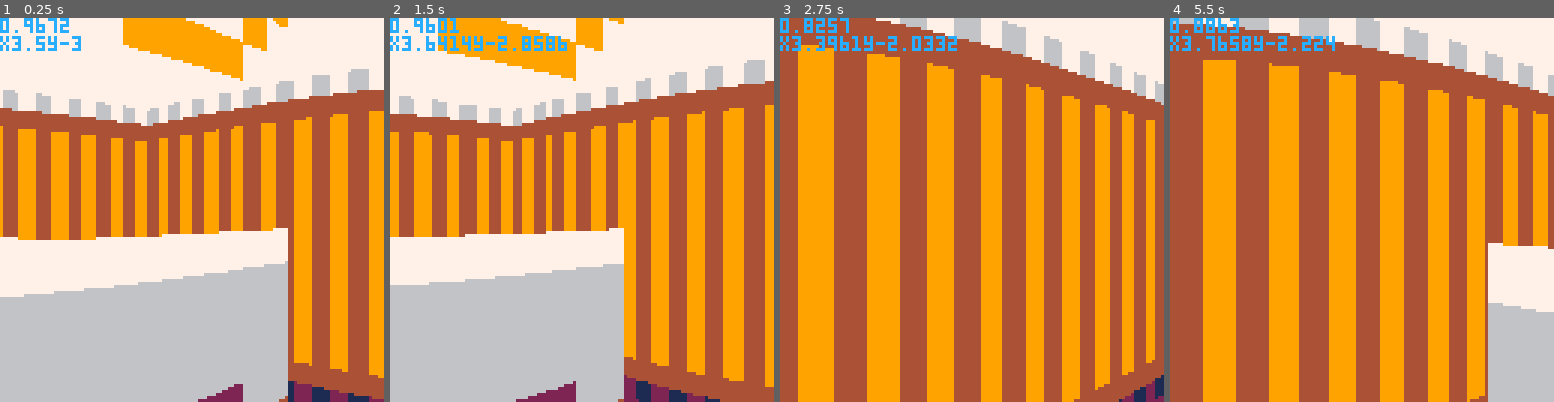
Above: before the commit, frames 1-4 (left to right).
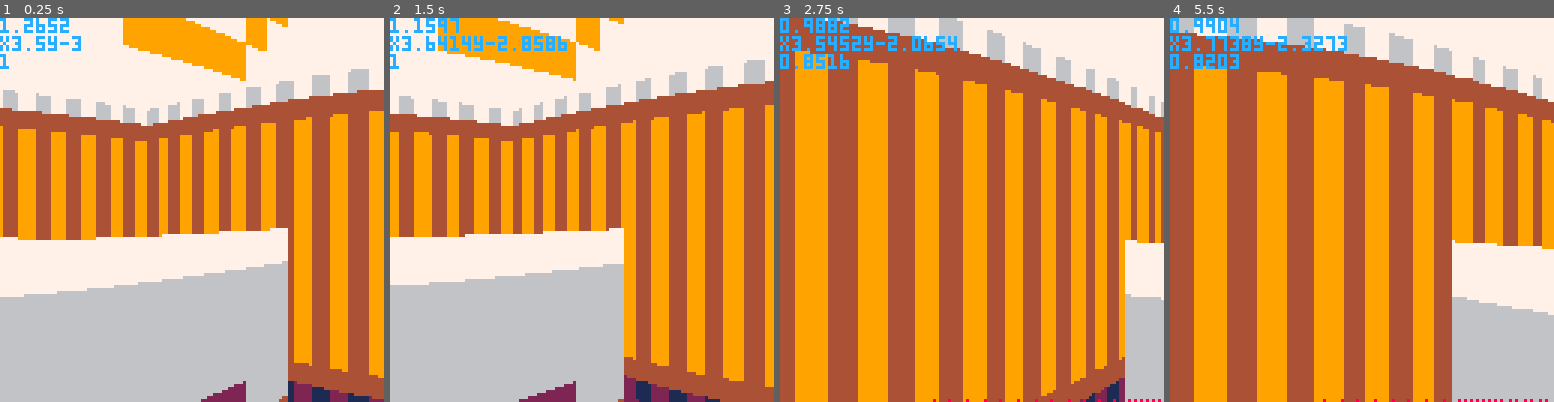
Above: after the commit, the same moments.

Repository: jcwilk/anx
Game: PICO-8 cartridge anx.p8
Two runs of this game, one before a commit and one after it. Both use one fixed random seed, a clock stepped at 60 frames per second and the inputs below.
Inputs:
- Up to frame 1 (0.25 s): no input
- Up to frame 2 (1.5 s): tap X (X key) at 0.33, 1.07 s; tap O (Z key) at 0.7 s
- Up to frame 3 (2.75 s): hold Right 1.6-2.1 s; tap O (Z key) at 1.7, 2.1, 2.5 s; tap X (X key) at 1.85 s; hold Up 2.15-2.42 s; hold Right from 2.47 s (still down)
- Up to frame 4 (5.5 s): tap O (Z key) every 0.4 s from 2.9 to 5.3 s; tap X (X key) at 2.97, 4.08, 5.2 s; release Right at 3.03 s; hold Left 3.08-3.58 s; hold Down 3.63-3.97 s; hold Right 4.02-4.68 s; hold Up 4.73-5.03 s; hold Left from 5.08 s (still down)

The runs differ from the first frame. In frame 1, 1.0% of the frame differs, in the area x 0-75%, y 0-100%; in frame 2, 1.8%; in frame 3, 46%, in the area x 0-100%, y 0-100%; in frame 4, 46%.

Commit message:
Add in render mob via cross product and debugging
Make it not skip columns while stationary

Add little red dots at the bottom to indicate skipped columns and a % indicator for % of columns rendered

Diff:
--- a/anx.p8
+++ b/anx.p8
@@ -156,6 +156,10 @@
     local dir_mag=direction:tomagnitude()
     return ((direction*t)/(dir_mag*dir_mag))*direction
   end
+  local function cross_with(t,vector)
+    -- signed magnitude of 3d cross product
+    return t.x*vector.y-t.y*vector.x
+  end
   return function(x, y)
    local t = {
     x=x,
@@ -164,7 +168,8 @@
     tobearing=bearing,
     tomagnitude=magnitude,
     diamond_distance=diamond_distance,
-    project_onto=project_onto
+    project_onto=project_onto,
+    cross_with=cross_with
    }
    setmetatable(t, mt)
    return t
@@ -378,6 +383,69 @@
   end
 end)()
 
+function draw_mob_column(dir_vector,screenx,width,mob)
+  if dir_vector*(mob.coords-player.coords) < 0 then
+    return
+  end
+
+  local width_vector=(mob.bearing-.25):tovector()
+
+  -- p + t r = q + u s -- p,t,r from player, q,u,s from mob
+  -- u = (q − p) × r / (r × s)
+
+  local mob_origin=mob.coords-.5*width_vector
+
+  u=(mob_origin-player.coords):cross_with(dir_vector)/dir_vector:cross_with(width_vector)
+
+  local spritex,spritey,pixel_col
+  if u >= 0 and u < 1 then --intersection!
+    spritex=8*(mob.sprite_id%16)
+    spritey=8*flr(mob.sprite_id/16)
+    pixel_col=flr(u*8)
+
+    local distance=(mob_origin+u*width_vector-player.coords):tomagnitude()
+    local height=2*height_scale/distance/field_of_view
+    local vy=64-height*(1-height_ratio)
+
+    for pixel_row=0,15 do
+      pxcolor=sget(spritex+pixel_col,spritey+pixel_row)
+      if pxcolor>0 then
+        rectfill(
+          screenx,
+          vy+pixel_row*height/16,
+          screenx+width-1,
+          vy+(pixel_row+1)*height/16-1,
+          pxcolor
+        )
+      end
+    end
+    --sspr(spritex+pixel_col,spritey,1,16,screenx,vy,width,height) --screeny+pixel_row*height/16
+  end
+
+  -- local left_coords=coords-width_vector/2
+  -- local left_rel_bearing=(left_coords-player.coords):tobearing()-player.bearing
+  -- local vx=flr(((left_rel_bearing+.5).val-.5)/field_of_view*2*64+64)
+  -- if vx >= 128 then
+  --   return
+  -- end
+
+  -- local right_coords=left_coords+width_vector
+  -- local right_rel_bearing=(right_coords-player.coords):tobearing()-player.bearing
+  -- local width=flr(((right_rel_bearing+.5).val-.5)/field_of_view*2*64+64)-vx
+  -- if vx+width < 0 then
+  --   return
+  -- end
+
+  -- --local scale=width/width_vector:project_onto((player.bearing+0.25):tovector()):tomagnitude()
+  -- local distance=(coords-player.coords):tomagnitude()
+  -- if distance < .3 or distance > draw_distance then
+  --   return
+  -- end
+  -- local scale=height_scale/distance/field_of_view
+  -- local depthoffset=sin((rel_bearing_to_p).val)/8*scale
+  -- local depth=abs(depthoffset)
+end
+
 function raycast_walls()
   local pv
   local slope
@@ -388,8 +456,14 @@
   screenx=0
   local alotted_time=.9-stat(1)
   local start_time=stat(1)
+  local skipped_columns=0
   while screenx<=127 do
-    draw_width=mid(1,5,flr((stat(1)-(screenx/127)*alotted_time+start_time)*20))
+    if changed_position then
+      draw_width=mid(1,5,flr((stat(1)-(screenx/127)*alotted_time+start_time)*20))
+    else
+      draw_width=1
+    end
+    skipped_columns+=draw_width-1
     -- draw_width=screenx/127
     -- draw_width=remaining_time/flr(stat(1)*3)+1
   --for screenx=0,127,draw_width do
@@ -496,8 +570,15 @@
       -- end
     end
 
+    draw_mob_column(pv,screenx,draw_width,mob)
+    if draw_width>1 then
+      line(screenx+1,127,screenx+draw_width-1,127,8)
+    end
+
     screenx+=draw_width
   end
+  color(12)
+  print(1-skipped_columns/128)
   -- spr(0,round(player.coords.x)*8,-round(player.coords.y)*8)
   -- for x,arr in pairs(seenwalls) do
   --   for y,sprite_id in pairs(arr) do
@@ -515,17 +596,21 @@
 -- for i=0,2 do
 --   mobile_pool.make(makemobile(flr(rnd(2)),makevec2d(rnd(8),-rnd(10)),makeangle(rnd())))
 -- end
-mobile_pool.make(makemobile(0,makevec2d(7,-2),makeangle(-1/8)))
+--mobile_pool.make()
+mob=makemobile(0,makevec2d(7,-2),makeangle(-1/8))
 --mobile_pool.make(makemobile(1,makevec2d(4,-4),makeangle(rnd())))
 
 function _update()
   local offset = makevec2d(0,0)
   local facing = player.bearing:tovector()
   local right = makevec2d(facing.y,-facing.x)
+  changed_position=false
   if btn(0) then
+    changed_position=true
     player.bearing-=0.01
   end
   if btn(1) then
+    changed_position=true
     player.bearing+=0.01
   end
   if btn(2) then
@@ -557,7 +642,11 @@
       end
     end
   end
-  player.coords=new_coords
+  if player.coords.x != new_coords.x or player.coords.y != new_coords.y then
+    changed_position=true
+    player.coords=new_coords
+  end
+
   -- mobile_pool.each(function(m)
   --   m.bearing+=0.01
   -- end)
